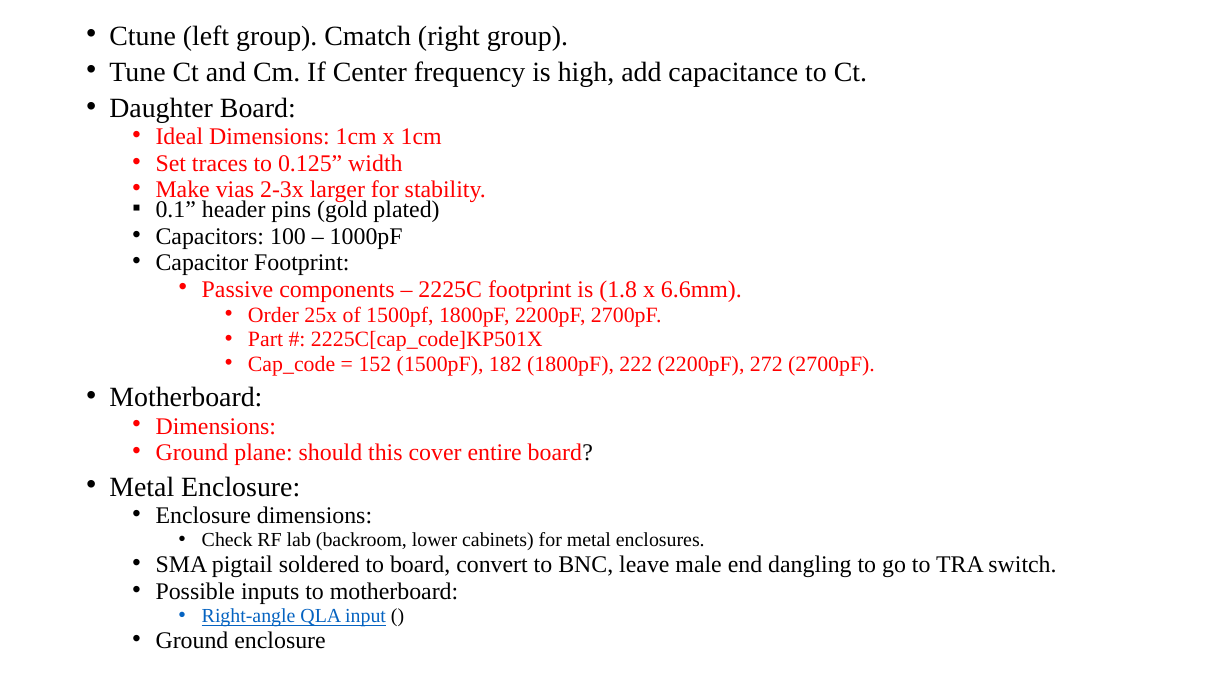
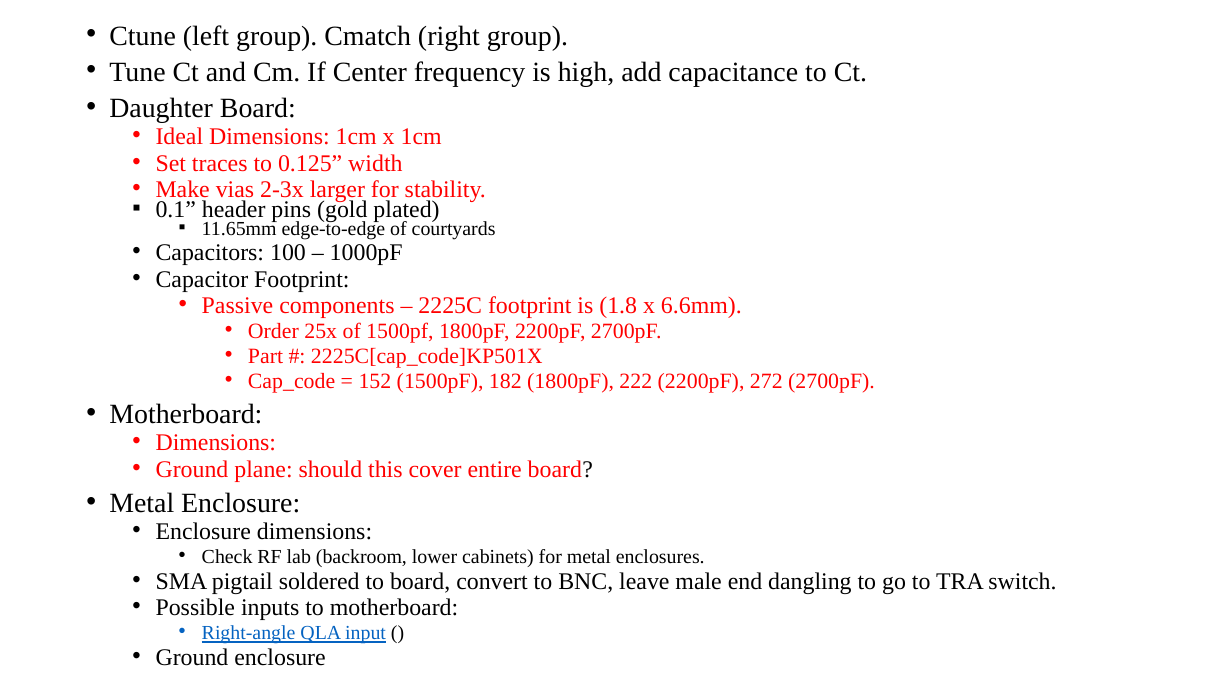
Before and after one commit to mjhyman/nicu-halbach-hardware, a slide deck: slide 2 of Capacitor_Boards/capacitor_boards_rough_design.pptx. Drawn at 1232x693 pixels with LibreOffice and Linux fonts; fonts in the diff are those of the drawing. Boxes give left, top, right and bottom in pixels: in the first picture for what was removed or moved away, otherwise in the second. Text is boxed around its words. In the diff, an @@ line names an element or a change of style, - is before the commit and + after.

```diff
--- a/Capacitor_Boards/capacitor_boards_rough_design.pptx
+++ b/Capacitor_Boards/capacitor_boards_rough_design.pptx
@@ text at (x1=202, y1=219, x2=496, y2=239): paragraph added @@
+    ▪ 11.65mm edge-to-edge of courtyards
```
Also in this commit, not shown: 1 other slide changed, 55 other files.
